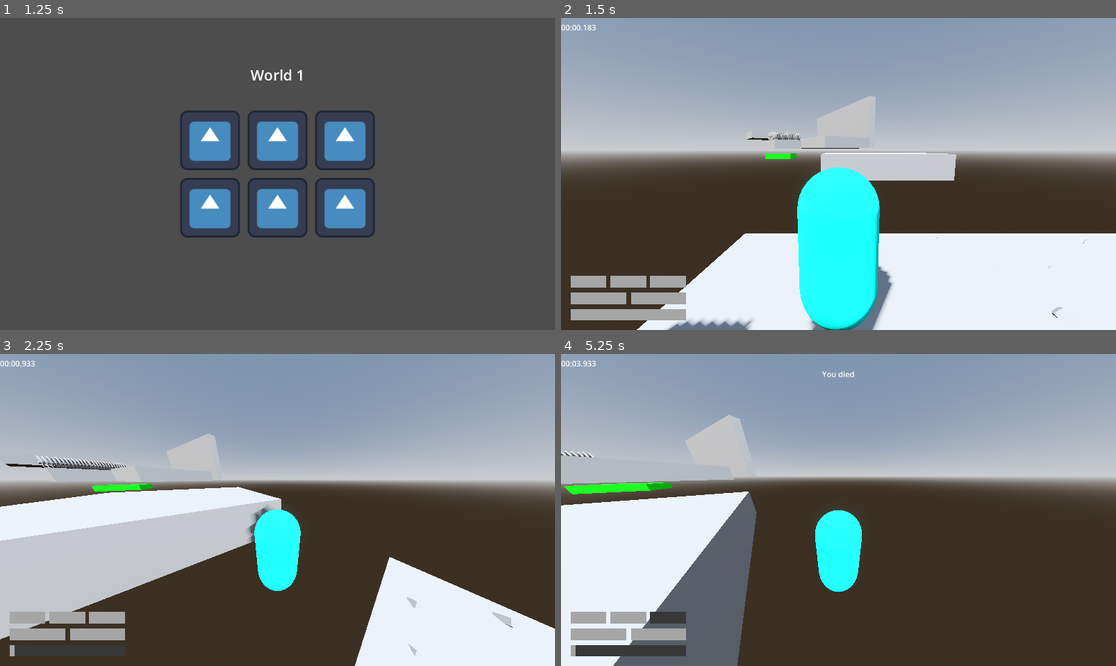
Above: before the commit, frames 1-4 (two rows, left to right).
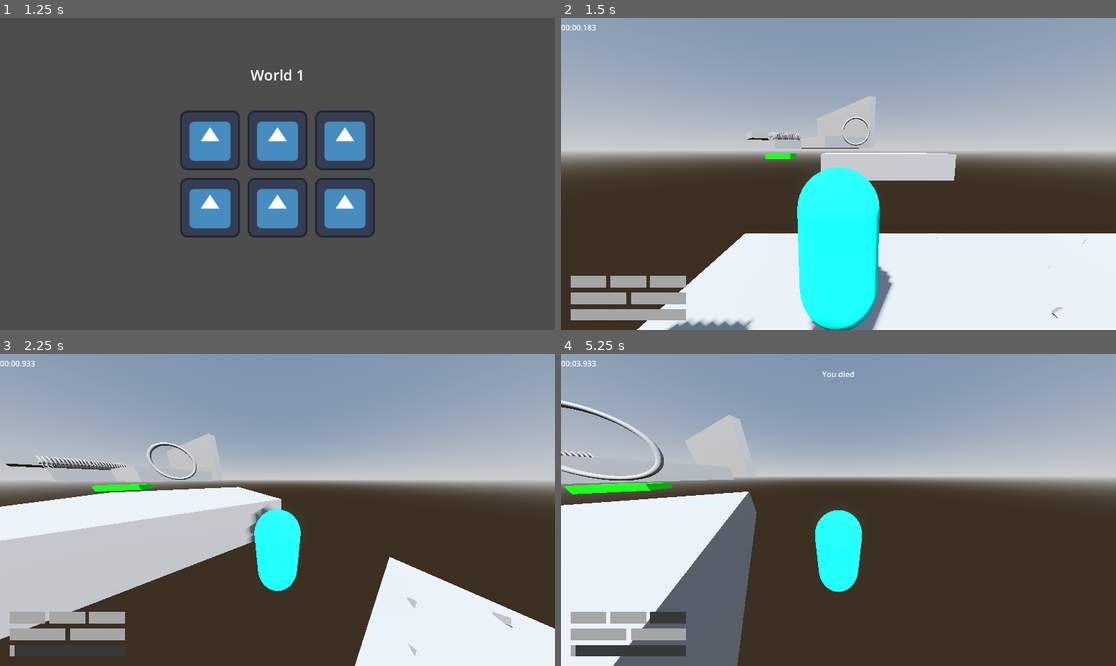
Above: after the commit, the same moments.

Repository: jpvds1/DDJD
Game: Godot game, scene res://scenes/game_controller.tscn
Two runs of this game, one before a commit and one after it. Both use one fixed random seed, a clock stepped at 60 frames per second and the inputs below. The engine's default icon, where the game draws it, is replaced by a stand-in: a white triangle on a blue panel in a dark square.
Inputs (mouse positions are in pixels of both pictures, inside the frame that each line leads up to):
- Up to frame 1 (1.25 s): click "Play" at 0.5 s
- Up to frame 2 (1.5 s): click (771, 139) at 1.25 s
- Up to frame 3 (2.25 s): tap Enter at 2 s; move the mouse to (305, 510) at 2.02 s; hold W (move_forwards) from 2.03 s (still down); tap Q (dash) at 2.1 s
- Up to frame 4 (5.25 s): keep holding W (move_forwards); tap Space (jump) at 2.27, 3.02, 4.52 s; move the mouse to (810, 510) at 2.77 s; tap Shift (sprint) at 2.85, 4.35 s; move the mouse to (849, 503) at 3.52 s; tap Q (dash) at 3.6, 5.1 s; move the mouse to (832, 516) at 4.27 s; move the mouse to (877, 513) at 5.02 s

Frame 1 is identical in both runs. In frame 2, less than 0.1% of the frame differs, in the area x 50-56%, y 31-41%; in frame 3, 0.2%; in frame 4, 0.6%, in the area x 0-19%, y 14-41%.

Commit message:
feat: add boost ring

Diff:
--- /dev/null
+++ b/platformer-game/scenes/building_materials/boost_ring.tscn
@@ -0,0 +1,21 @@
+[gd_scene format=3 uid="uid://byjtbrmx8nyke"]
+
+[ext_resource type="Script" uid="uid://dtcty04qva0bh" path="res://scripts/systems/boost_ring.gd" id="1_xur8m"]
+
+[sub_resource type="CylinderShape3D" id="CylinderShape3D_21xkm"]
+height = 0.14257813
+radius = 0.93310547
+
+[sub_resource type="TorusMesh" id="TorusMesh_m46iv"]
+inner_radius = 0.855
+
+[node name="Area3D" type="Area3D" unique_id=1577880636]
+script = ExtResource("1_xur8m")
+
+[node name="CollisionShape3D" type="CollisionShape3D" parent="." unique_id=358677288]
+shape = SubResource("CylinderShape3D_21xkm")
+
+[node name="MeshInstance3D" type="MeshInstance3D" parent="." unique_id=1721254668]
+mesh = SubResource("TorusMesh_m46iv")
+
+[connection signal="body_entered" from="." to="." method="_on_body_entered"]
--- a/platformer-game/scenes/levels/level_1.tscn
+++ b/platformer-game/scenes/levels/level_1.tscn
@@ -10,6 +10,7 @@
 [ext_resource type="PackedScene" uid="uid://cyw8iqn0l8uak" path="res://scenes/building_materials/spike_trap.tscn" id="8_s8va5"]
 [ext_resource type="PackedScene" uid="uid://rtexe01uxxw6" path="res://scenes/building_materials/laser.tscn" id="9_dga24"]
 [ext_resource type="PackedScene" uid="uid://cwdtuabcl86cl" path="res://scenes/building_materials/runnable_wall.tscn" id="10_qxy0u"]
+[ext_resource type="PackedScene" uid="uid://byjtbrmx8nyke" path="res://scenes/building_materials/boost_ring.tscn" id="11_excbq"]
 
 [sub_resource type="ProceduralSkyMaterial" id="ProceduralSkyMaterial_64t6i"]
 sky_horizon_color = Color(0.66224277, 0.6717428, 0.6867428, 1)
@@ -122,6 +123,9 @@
 transform = Transform3D(0.7425341, 0, 0.45143828, 0, 1, 0, -0.37566674, 0, 0.89230233, 0, 6.068636, 28.873814)
 size = Vector3(1, 6, 18)
 
+[node name="Boost" parent="." unique_id=1577880636 instance=ExtResource("11_excbq")]
+transform = Transform3D(1, 0, 0, 0, -4.371139e-08, -1, 0, 1, -4.371139e-08, -1.226529, 4.0402484, 11.248717)
+
 [editable path="Killzone"]
 [editable path="Laser"]
 [editable path="Laser/Hitbox/Killzone"]
--- /dev/null
+++ b/platformer-game/scripts/systems/boost_ring.gd
@@ -0,0 +1,19 @@
+extends Area3D
+
+
+const BOOST = 5.0
+const NORMAL = Vector3(0, 1, 0)
+
+
+func _on_body_entered(body: Node3D) -> void:
+	if not body.is_in_group("player"):
+		return
+
+	var direction = Vector3(0, 1, 0).rotated(Vector3(1, 0, 0), rotation.x) \
+		.rotated(Vector3(0, 1, 0), rotation.y) \
+		.rotated(Vector3(0, 0, 1), rotation.z) \
+		.normalized()
+
+	print(body.position)
+	body.position += BOOST * direction
+	print(body.position)
Not shown, added: platformer-game/scripts/systems/boost_ring.gd.uid
